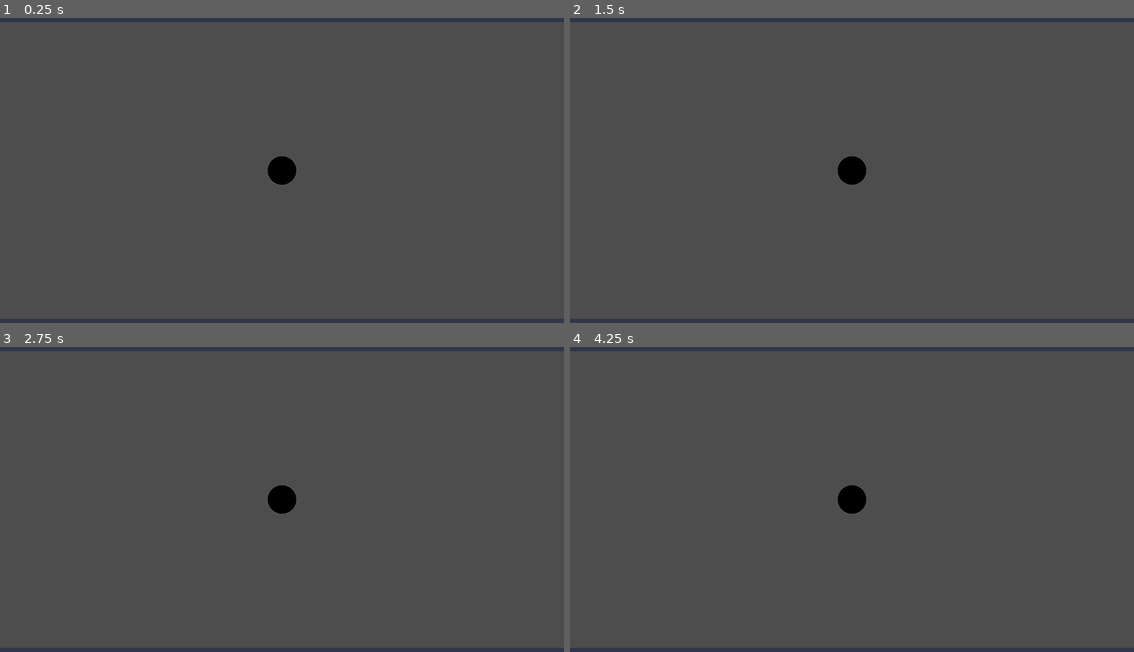
Above: before the commit, frames 1-4 (two rows, left to right).
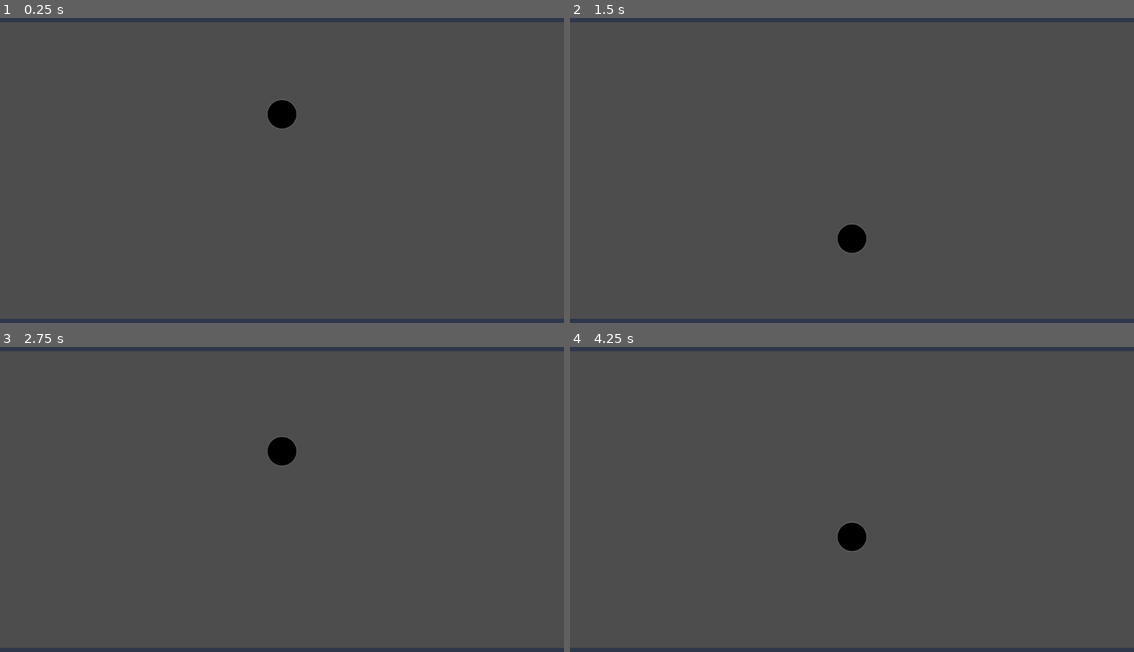
Above: after the commit, the same moments.

Repository: dagerydoo/jfk-game-building
Game: Godot game, scene res://game_board.tscn
Two runs of this game, one before a commit and one after it. Both use one fixed random seed, a clock stepped at 60 frames per second and the inputs below.
Inputs:
- Up to frame 1 (0.25 s): no input
- Up to frame 2 (1.5 s): no input
- Up to frame 3 (2.75 s): no input
- Up to frame 4 (4.25 s): no input

The runs differ from the first frame. In frame 1, 0.8% of the frame differs, in the area x 47-53%, y 26-55%; in frame 2, 0.8%; in frame 3, 0.8%, in the area x 47-53%, y 29-55%; in frame 4, 0.8%.

Commit message:
Added an initial linear velocity

Diff:
--- a/wall-ball/game_board.tscn
+++ b/wall-ball/game_board.tscn
@@ -7,5 +7,6 @@
 
 [node name="Ball" parent="." instance=ExtResource("1_xrvgy")]
 position = Vector2(576, 324)
+linear_velocity = Vector2(0, -500)
 
 [node name="Walls" parent="." instance=ExtResource("2_i37i2")]
